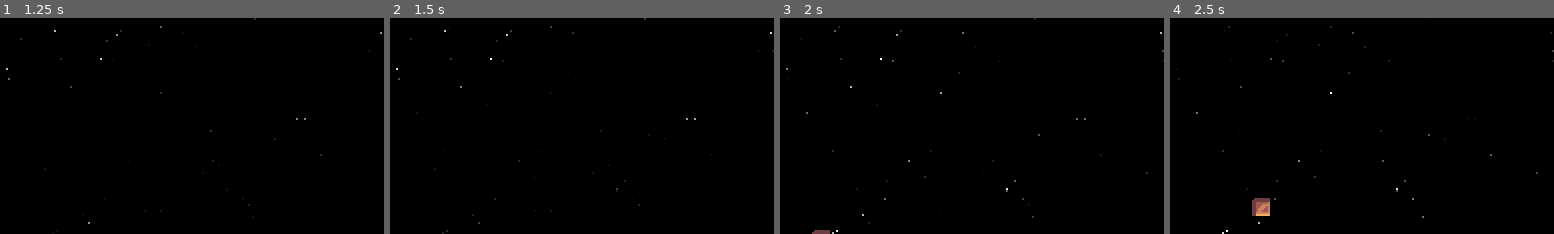
Above: before the commit, frames 1-4 (left to right).
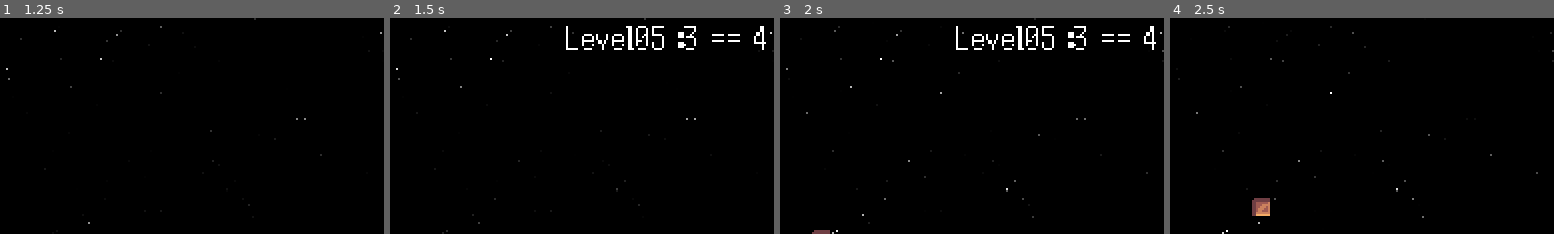
Above: after the commit, the same moments.

Repository: youer0219/Exocave
Game: Godot game, scene res://scenes/level/levels/level_05.tscn
The game is run twice, just before and just after one commit, with the same random seed, the same clock (stepped at 60 frames per second) and the same inputs. This scene is started directly instead of the project's main scene.
Inputs (mouse positions are % of the whole screen's width and height, from its top left):
- Up to frame 1 (1.25 s): click (3, 6) at 0.5 s
- Up to frame 2 (1.5 s): tap Enter (ui_accept) at 1.25 s; move the mouse to (15, 20) at 1.27 s; hold Right (ui_right) from 1.28 s (still down)
- Up to frame 3 (2 s): keep holding Right (ui_right); tap Enter (ui_accept) at 1.52 s
- Up to frame 4 (2.5 s): keep holding Right (ui_right); move the mouse to (30, 55) at 2.02 s; tap Enter (ui_accept) at 2.27 s
The pictures show only the part of the screen within x 14-64%, y 44-94%; the shares and areas given below are measured in that part.

Frame 1 is identical in both runs. In frame 2, 1.2% of the frame differs, in the area x 45-98%, y 3-15%; in frame 3, 1.2%; in frame 4, nothing differs.

Commit message:
添加关卡五

Diff:
--- a/global/scene_manager/SceneManager.tscn
+++ b/global/scene_manager/SceneManager.tscn
@@ -1,10 +1,11 @@
-[gd_scene load_steps=6 format=3 uid="uid://dwl8la46xvahm"]
+[gd_scene load_steps=7 format=3 uid="uid://dwl8la46xvahm"]
 
 [ext_resource type="Script" uid="uid://b3s61xl861fkt" path="res://global/scene_manager/scene_manager.gd" id="1_kheom"]
 [ext_resource type="PackedScene" uid="uid://c0fgq1mj8r5e7" path="res://scenes/level/levels/level_01.tscn" id="2_yhn74"]
 [ext_resource type="PackedScene" uid="uid://dxu5dmsl7hp3" path="res://scenes/level/levels/level_02.tscn" id="3_sk01j"]
 [ext_resource type="PackedScene" uid="uid://da0jn4lfseg10" path="res://scenes/level/levels/level_03.tscn" id="4_sk01j"]
 [ext_resource type="PackedScene" uid="uid://mbu2d847ny6v" path="res://scenes/level/levels/level_04.tscn" id="5_2xub4"]
+[ext_resource type="PackedScene" uid="uid://ddxqk7m07i0op" path="res://scenes/level/levels/level_05.tscn" id="6_t4gpf"]
 
 [node name="SceneManager" type="Node"]
 script = ExtResource("1_kheom")
@@ -12,5 +13,6 @@
 "level_01": ExtResource("2_yhn74"),
 "level_02": ExtResource("3_sk01j"),
 "level_03": ExtResource("4_sk01j"),
-"level_04": ExtResource("5_2xub4")
+"level_04": ExtResource("5_2xub4"),
+"level_05": ExtResource("6_t4gpf")
 })
--- a/global/scene_manager/scene_manager.gd
+++ b/global/scene_manager/scene_manager.gd
@@ -3,16 +3,10 @@
 
 
 @export var levels_dic:Dictionary[String,PackedScene]
-@export var test_level:PackedScene
 
 func change_scene_to_level(level_name:String):
 	if not levels_dic.has(level_name):
 		print("level_name not exit!")
-		return
-
-	if test_level:
-		get_tree().call_deferred("change_scene_to_packed",test_level)
-		print("test level")
 		return
 
 	var new_level = levels_dic[level_name]
--- a/scenes/level/levels/level_05.tscn
+++ b/scenes/level/levels/level_05.tscn
@@ -40,6 +40,8 @@
 shader_parameter/small_star_intensity = 0.8
 
 [node name="Level05" instance=ExtResource("1_cie1y")]
+level_name = "level_05"
+next_level_name = "level_06"
 
 [node name="CollisionShape2D" parent="GravityArea2D" index="0"]
 position = Vector2(82.5, 21.75)
@@ -50,6 +52,9 @@
 
 [node name="WinArea2D" parent="Items" index="0"]
 position = Vector2(744, 401)
+
+[node name="Billboard" parent="Items" index="1"]
+text = "Level05：3 == 4"
 
 [node name="Player" parent="." index="3"]
 position = Vector2(79, 403)
